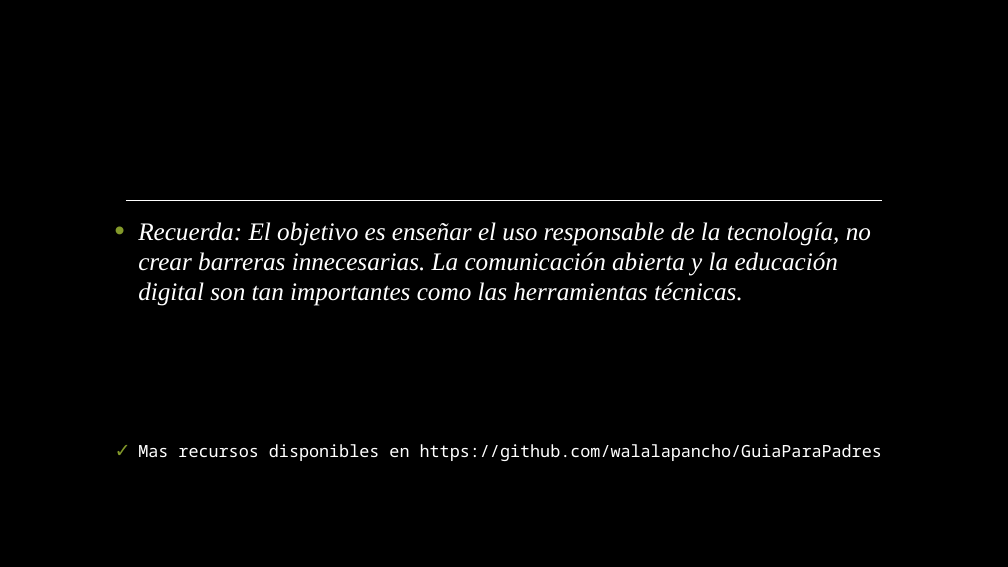
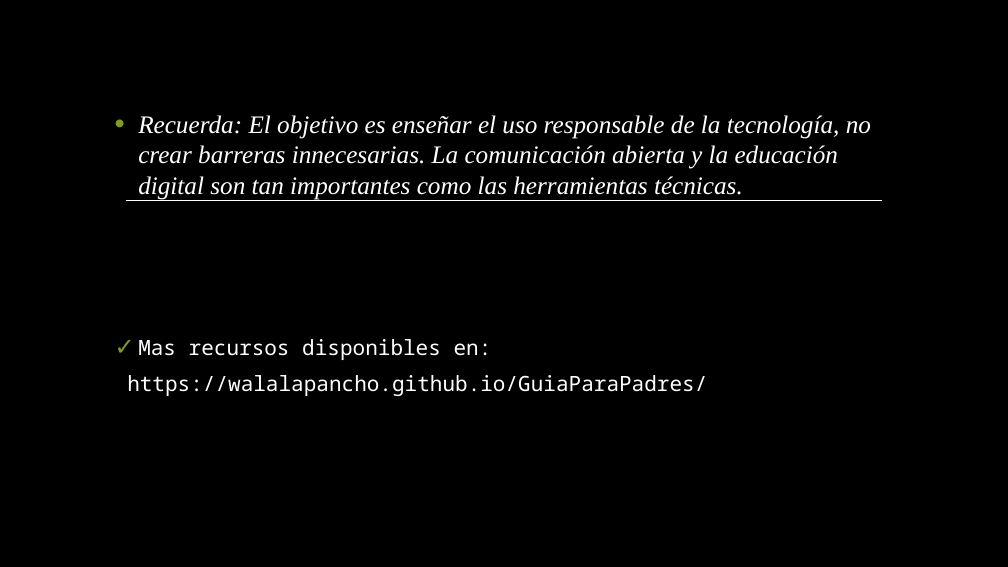
Before and after one commit to walalapancho/GuiaParaPadres, a slide deck: slide 16 of assets/docs/controles-parentales.pptx. Drawn at 1008x567 pixels with LibreOffice and Linux fonts; fonts in the diff are those of the drawing; background and template pictures are left out. Boxes give left, top, right and bottom in pixels: in the first picture for what was removed or moved away, otherwise in the second. Text is boxed around its words. In the diff, an @@ line names an element or a change of style, - is before the commit and + after.

```diff
--- a/assets/docs/controles-parentales.pptx
+++ b/assets/docs/controles-parentales.pptx
@@ text "Recuerda: El objetivo es enseñar ..." moved from (x1=138, y1=222, x2=882, y2=461) to (x1=127, y1=115, x2=871, y2=396) @@
@@ text at (x1=127, y1=339, x2=707, y2=396): text changed; size 16 to 20 pt @@
-✓ Mas recursos disponibles en https://github.com/walalapancho/GuiaParaPadres
+✓ Mas recursos disponibles en:
+https://walalapancho.github.io/GuiaParaPadres/
```
Also in this commit, not shown: 9 other files.
